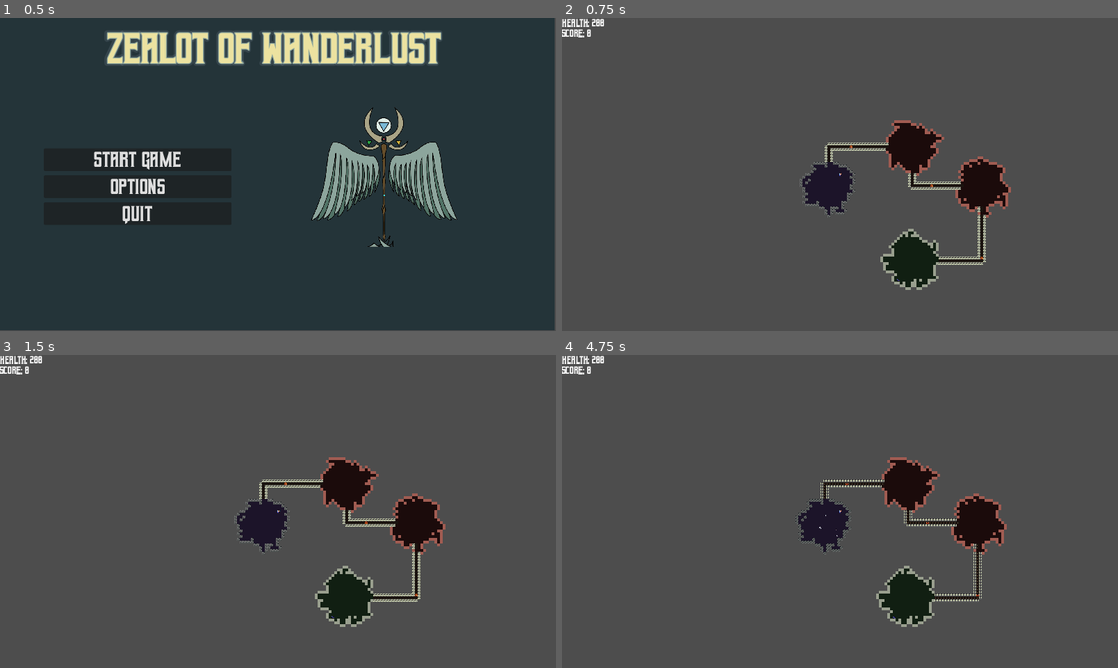
Above: before the commit, frames 1-4 (two rows, left to right).
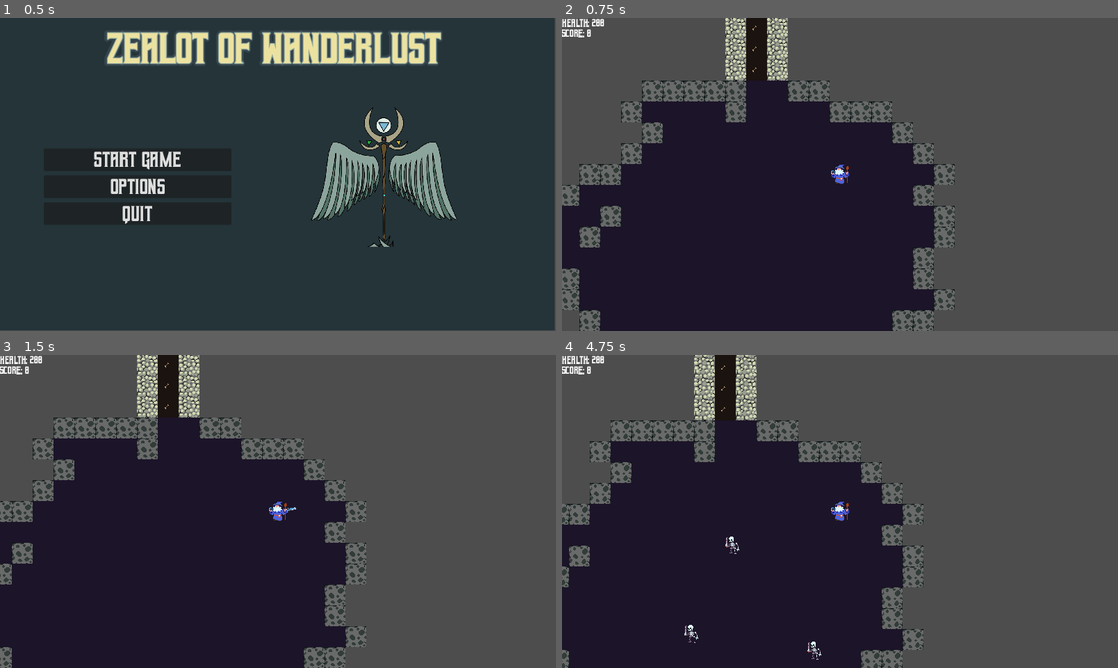
Above: after the commit, the same moments.

Repository: WizardsNStuff/Zealot-of-Wanderlust
Game: Godot game, scene res://Scenes/wizard_game.tscn
Two runs of this game, one before a commit and one after it. Both use one fixed random seed, a clock stepped at 60 frames per second and the inputs below.
Inputs:
- Up to frame 1 (0.5 s): no input
- Up to frame 2 (0.75 s): click "Start game" at 0.5 s
- Up to frame 3 (1.5 s): tap Enter at 1.25 s; hold D (ui_right) from 1.28 s (still down); tap Space (attack) at 1.35 s
- Up to frame 4 (4.75 s): release D (ui_right) at 2.03 s; hold S (ui_down) 2.03-2.78 s; tap Space (attack) every 0.75 s from 2.1 to 4.35 s; hold D (ui_right) 2.78-3.53 s; hold W (ui_up) 3.53-4.28 s; hold A (ui_left) from 4.28 s (still down)

Frame 1 is identical in both runs. In frame 2, 52% of the frame differs, in the area x 0-81%, y 0-100%; in frame 3, 51%; in frame 4, 50%.

Commit message:
fixed bug where user could walk a round glitched doors and fixed bug where door would ocassionally spawn in middle of a room

Diff:
--- a/zealot-of-wanderlust/Scenes/player.tscn
+++ b/zealot-of-wanderlust/Scenes/player.tscn
@@ -195,4 +195,4 @@
 }
 
 [node name="Camera2D" type="Camera2D" parent="."]
-zoom = Vector2(0.2, 0.2)
+zoom = Vector2(1.5, 1.5)
--- a/zealot-of-wanderlust/Scripts/controller.gd
+++ b/zealot-of-wanderlust/Scripts/controller.gd
@@ -202,11 +202,15 @@
 		return false
 
 
+	var all_room_tiles : Dictionary = {}
+	for room_node in room_nodes:
+		all_room_tiles.merge(room_node.get_room_tiles())
+
 	var corridor_exclusive_tiles : Array = []
 	# add doors to each corridor
 	# if a door cannot be added to a corridor becasue the corridor only exists as part of a room
 	# return false to indicate generation failure
-	if !add_doors_to_corridors(room_nodes, corridor_exclusive_tiles):
+	if !add_doors_to_corridors(room_nodes, corridor_exclusive_tiles, all_room_tiles):
 		return false
 
 	#print("Corridor tiles ", corridor_exclusive_tiles)
@@ -627,7 +631,7 @@
 # if a door cannot be placed on a corridor becasue the
 # the corridor overlaps with a room's floor tiles
 # return false to indicate generation failure
-func add_doors_to_corridors(room_nodes : Array[RoomNode], all_corridor_exclusive_tiles : Array) -> bool:
+func add_doors_to_corridors(room_nodes : Array[RoomNode], all_corridor_exclusive_tiles : Array, all_room_tiles : Dictionary) -> bool:
 	# initalize a counter to assign unique names to each dorr layer
 	var door_number : int = 1
 
@@ -673,6 +677,18 @@
 
 			# set the door position to the midpoint of corridor_exclusive_tiles
 			door_position = corridor_exclusive_tiles[corridor_exclusive_tiles.size() / 2]
+
+			if all_room_tiles.keys().has(door_position):
+				return false
+
+			var surrounding_door_wall_positions : Array = []
+			for direction in proc_gen_data.direction_list:
+				if corridor_exclusive_tiles.has(door_position + direction) == false:
+					surrounding_door_wall_positions.append(door_position + direction)
+
+			if surrounding_door_wall_positions.size() <= 2:
+				for tile in surrounding_door_wall_positions:
+					paint_single_tile(proc_gen_data.wall_tilemap_layer, proc_gen_data.wall_tilemap_layer.atlas_id, tile, proc_gen_data.wall_tilemap_layer.cobblestone_wall_tile_atlas_position)
 
 			# create a new TileMapLayer instance for the door
 			var new_door_tilemap_layer = TileMapLayer.new()
